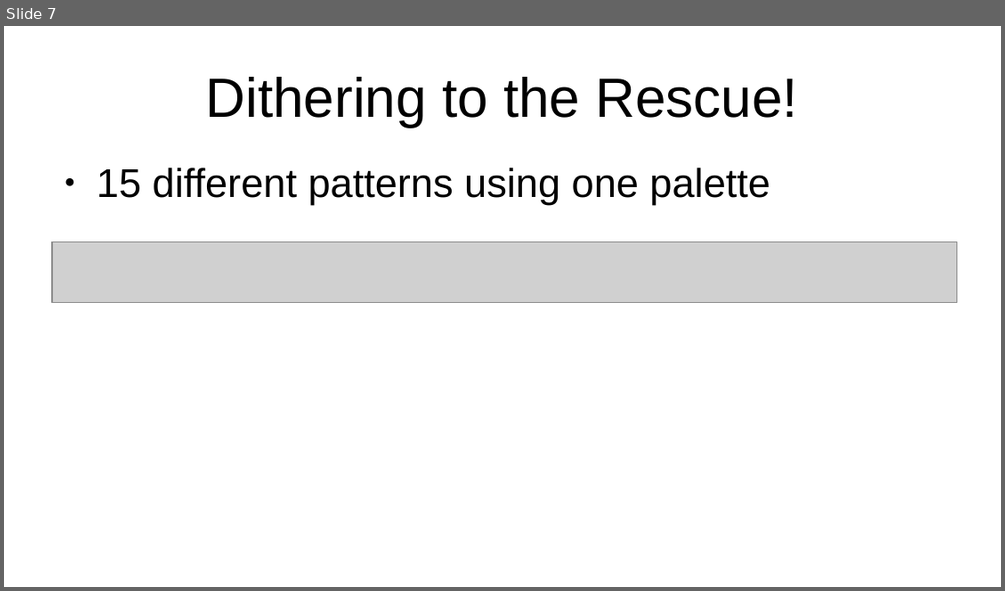
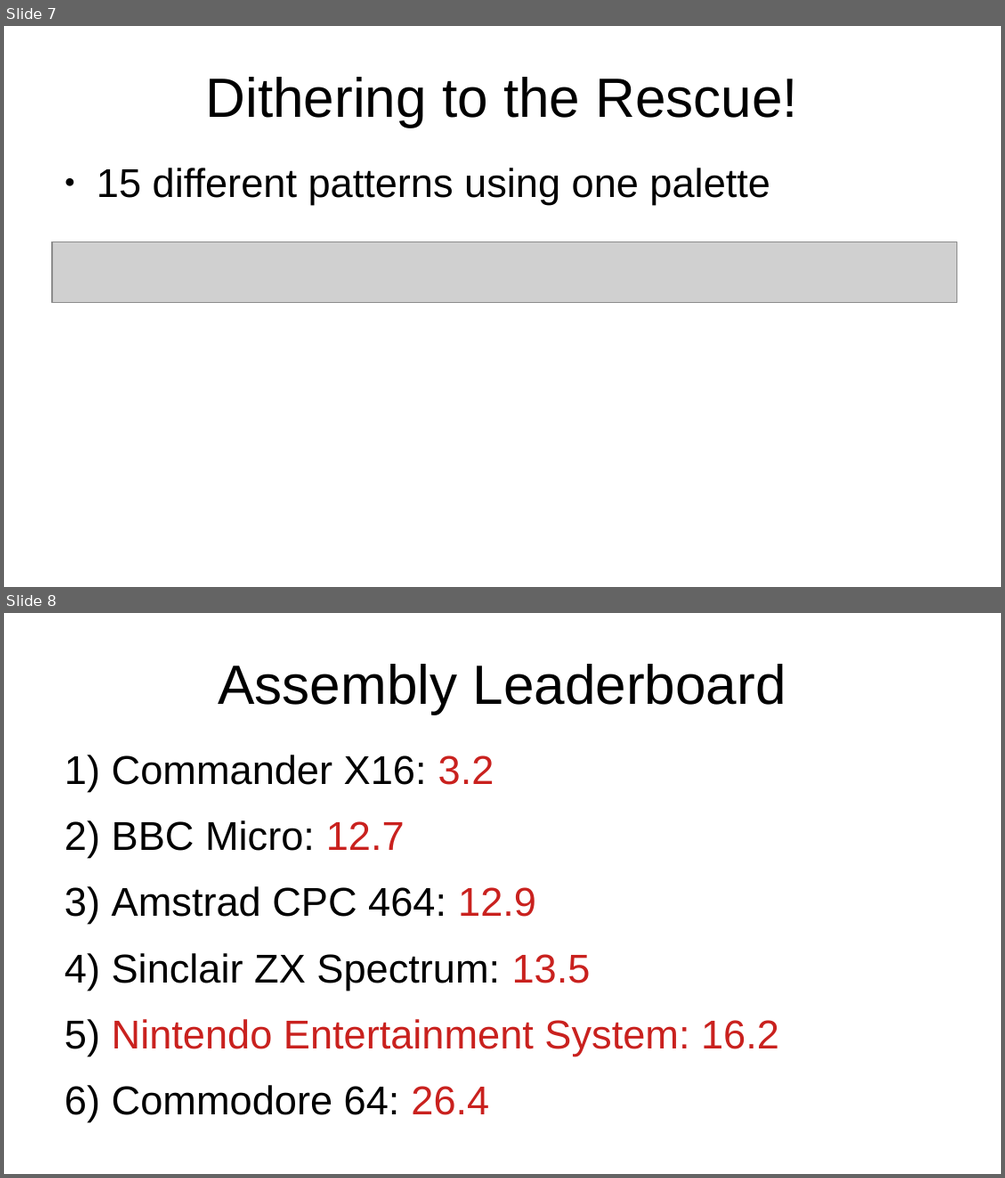
Before and after one commit to SlithyMatt/multi-mandlebrot, a slide deck: slides/slithyvlogs20.odp. Shown one above the other, each under a label of ours: slide 7 before the commit, slides 7 and 8 after it. The pictures are 1005x591 and 1005x1178 pixels, drawn with LibreOffice and Linux fonts; fonts in the diff are those of the drawing; grey boxes stand for pictures. Boxes give left, top, right and bottom in pixels: in the first picture for what was removed or moved away, otherwise in the second. Text is boxed around its words. In the diff, an @@ line names an element or a change of style, - is before the commit and + after.

```diff
--- a/slides/slithyvlogs20.odp
+++ b/slides/slithyvlogs20.odp
@@ slide 8 added at [4, 613, 1001, 1174], background #FFFFFF @@
@@ title added at [218, 664, 786, 714], 44 pt, text #000000 @@
+Assembly Leaderboard
@@ text added at [65, 755, 779, 1115], 32 pt, text #000000 @@
+1) Commander X16: 3.2
+2) BBC Micro: 12.7
+3) Amstrad CPC 464: 12.9
+4) Sinclair ZX Spectrum: 13.5
+5) Nintendo Entertainment System: 16.2
+6) Commodore 64: 26.4
```
Also in this commit, not shown: 2 slides changed.
